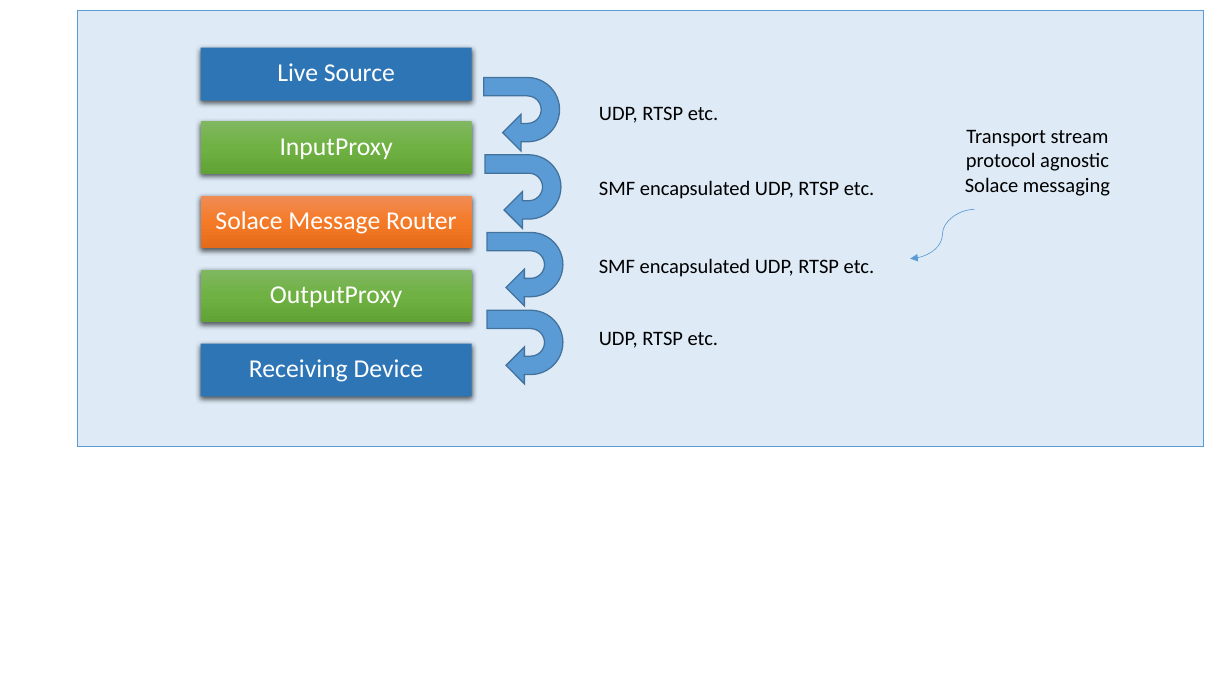
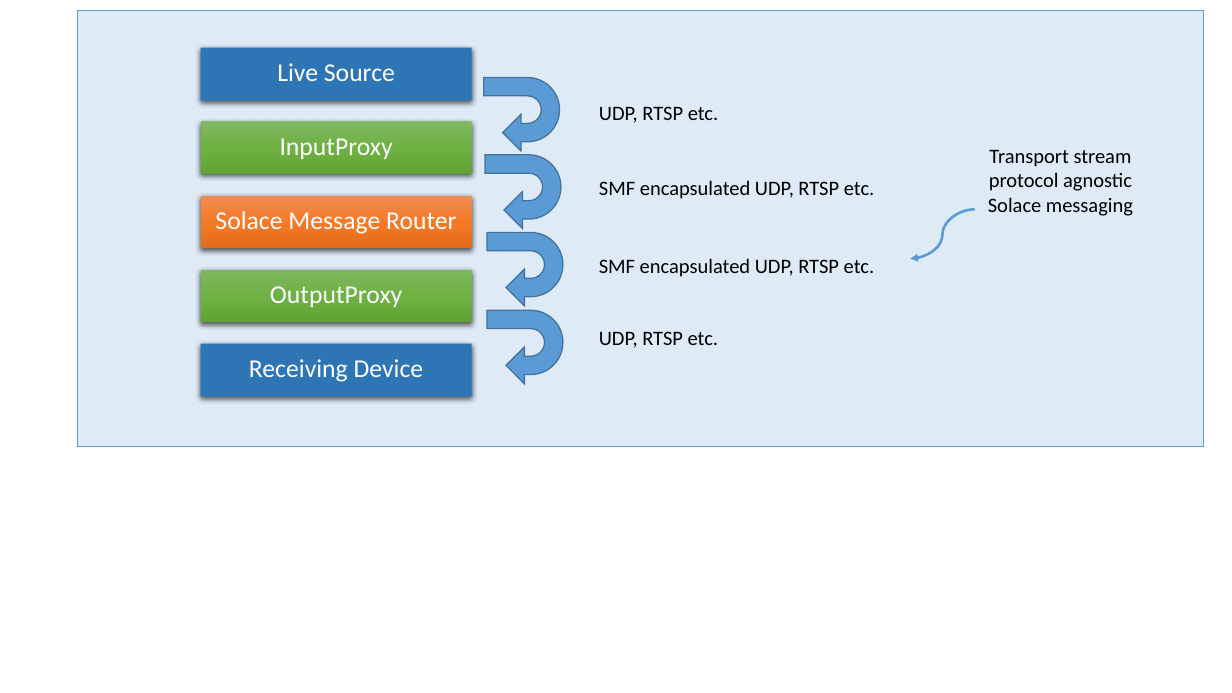
Before and after one commit to roberthatwork/broadcastme, a slide deck: slide 1 of resources/Diagrams.pptx. Drawn at 1232x693 pixels with LibreOffice and Linux fonts; fonts in the diff are those of the drawing. Boxes give left, top, right and bottom in pixels: in the first picture for what was removed or moved away, otherwise in the second. Text is boxed around its words. In the diff, an @@ line names an element or a change of style, - is before the commit and + after.

```diff
--- a/resources/Diagrams.pptx
+++ b/resources/Diagrams.pptx
@@ text "Transport stream protocol agnostic": place and size @@
-text "Transport stream protocol agnostic" at bbox=[965, 130, 1110, 196]
+text "Transport stream protocol agnostic" at bbox=[988, 150, 1133, 216]
@@ curved arrow (975, 209) - (910, 259): stroke #5B9BD5 0.5 pt to #5B9BD5 2 pt @@
```
Also in this commit, not shown: 1 other file.
